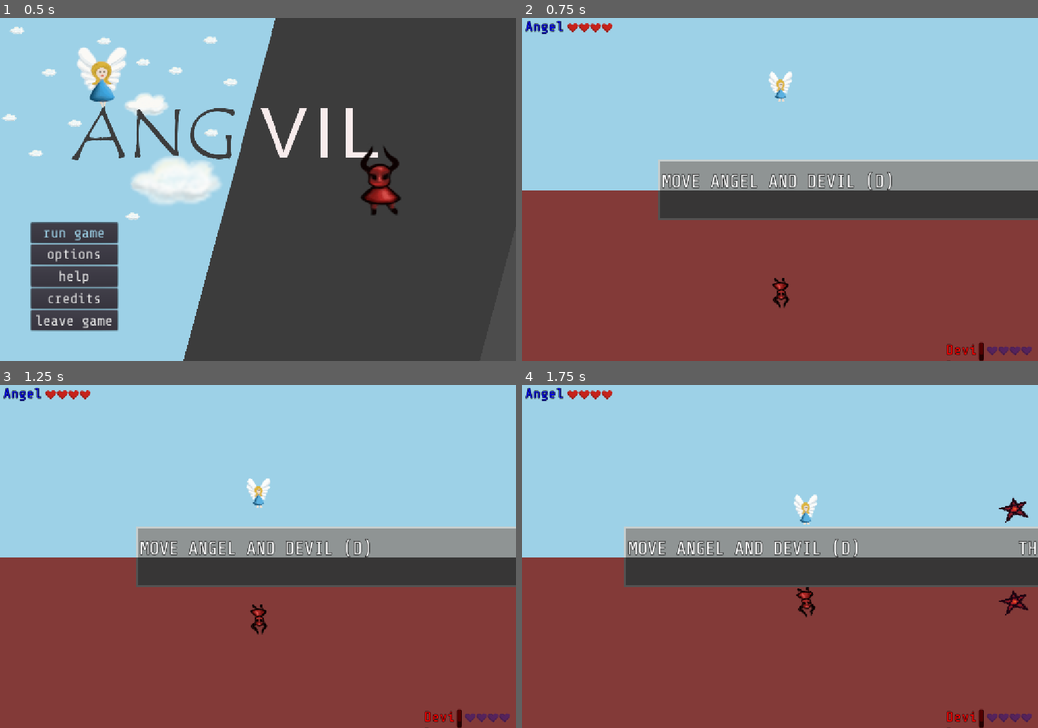
Above: before the commit, frames 1-4 (two rows, left to right).
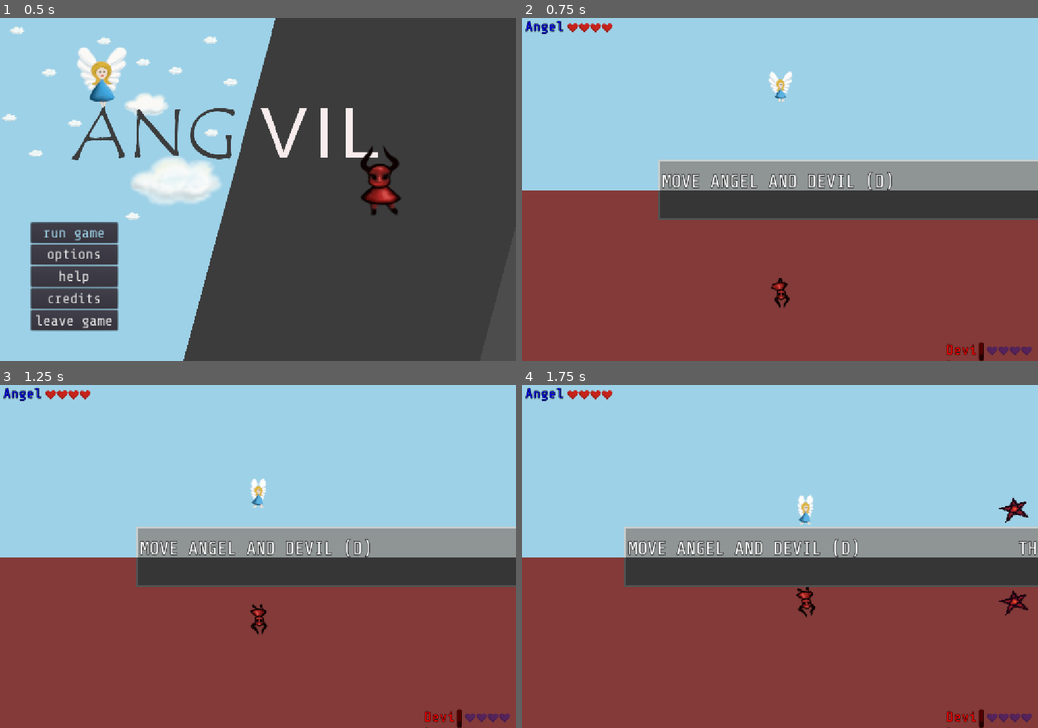
Above: after the commit, the same moments.

Repository: ang-vil/angvil
Game: Godot game, scene res://scenes/menu.tscn
Two runs of this game, one before a commit and one after it. Both use one fixed random seed, a clock stepped at 60 frames per second and the inputs below.
Inputs:
- Up to frame 1 (0.5 s): no input
- Up to frame 2 (0.75 s): click "run game" at 0.5 s
- Up to frame 3 (1.25 s): no input
- Up to frame 4 (1.75 s): tap Space (shoot) at 1.25, 1.35 s; hold Right (key_right) from 1.28 s (still down); tap Enter (ui_accept) at 1.52 s

Frame 1 is identical in both runs. In frame 2, less than 0.1% of the frame differs, in the area x 48-52%, y 75-84%; in frame 3, 0.1%, in the area x 47-53%, y 27-36%; in frame 4, 0.1%.

Commit message:
animate angel and devil, fixes #47

Diff:
--- a/scenes/angel.tscn
+++ b/scenes/angel.tscn
@@ -1,8 +1,24 @@
-[gd_scene load_steps=7 format=2]
+[gd_scene load_steps=10 format=2]
 
 [ext_resource path="res://assets/sounds/jump_01.wav" type="AudioStream" id=1]
 [ext_resource path="res://scripts/angel.gd" type="Script" id=2]
-[ext_resource path="res://assets/angel.png" type="Texture" id=3]
+[ext_resource path="res://assets/tile_map.png" type="Texture" id=3]
+
+[sub_resource type="AtlasTexture" id=4]
+atlas = ExtResource( 3 )
+region = Rect2( 0, 0, 32, 32 )
+
+[sub_resource type="AtlasTexture" id=5]
+atlas = ExtResource( 3 )
+region = Rect2( 32, 0, 32, 32 )
+
+[sub_resource type="SpriteFrames" id=6]
+animations = [ {
+"frames": [ SubResource( 4 ), SubResource( 5 ) ],
+"loop": true,
+"name": "default",
+"speed": 5.0
+} ]
 
 [sub_resource type="RectangleShape2D" id=1]
 extents = Vector2( 14, 16 )
@@ -44,8 +60,9 @@
 collision_layer = 2
 script = ExtResource( 2 )
 
-[node name="Sprite" type="Sprite" parent="."]
-texture = ExtResource( 3 )
+[node name="Sprite" type="AnimatedSprite" parent="."]
+frames = SubResource( 6 )
+playing = true
 
 [node name="CollisionShape2D" type="CollisionShape2D" parent="."]
 shape = SubResource( 1 )
--- a/scenes/devil.tscn
+++ b/scenes/devil.tscn
@@ -1,7 +1,23 @@
-[gd_scene load_steps=6 format=2]
+[gd_scene load_steps=9 format=2]
 
 [ext_resource path="res://scripts/devil.gd" type="Script" id=1]
-[ext_resource path="res://assets/devil.png" type="Texture" id=2]
+[ext_resource path="res://assets/tile_map.png" type="Texture" id=2]
+
+[sub_resource type="AtlasTexture" id=4]
+atlas = ExtResource( 2 )
+region = Rect2( 320, 0, 32, 32 )
+
+[sub_resource type="AtlasTexture" id=5]
+atlas = ExtResource( 2 )
+region = Rect2( 352, 0, 32, 32 )
+
+[sub_resource type="SpriteFrames" id=6]
+animations = [ {
+"frames": [ SubResource( 4 ), SubResource( 5 ) ],
+"loop": true,
+"name": "default",
+"speed": 5.0
+} ]
 
 [sub_resource type="RectangleShape2D" id=1]
 extents = Vector2( 14, 16 )
@@ -42,9 +58,11 @@
 collision_layer = 2
 script = ExtResource( 1 )
 
-[node name="Sprite" type="Sprite" parent="."]
+[node name="Sprite" type="AnimatedSprite" parent="."]
 scale = Vector2( -1, -1 )
-texture = ExtResource( 2 )
+frames = SubResource( 6 )
+frame = 1
+playing = true
 
 [node name="CollisionShape2D" type="CollisionShape2D" parent="."]
 position = Vector2( -0.5, 0 )
